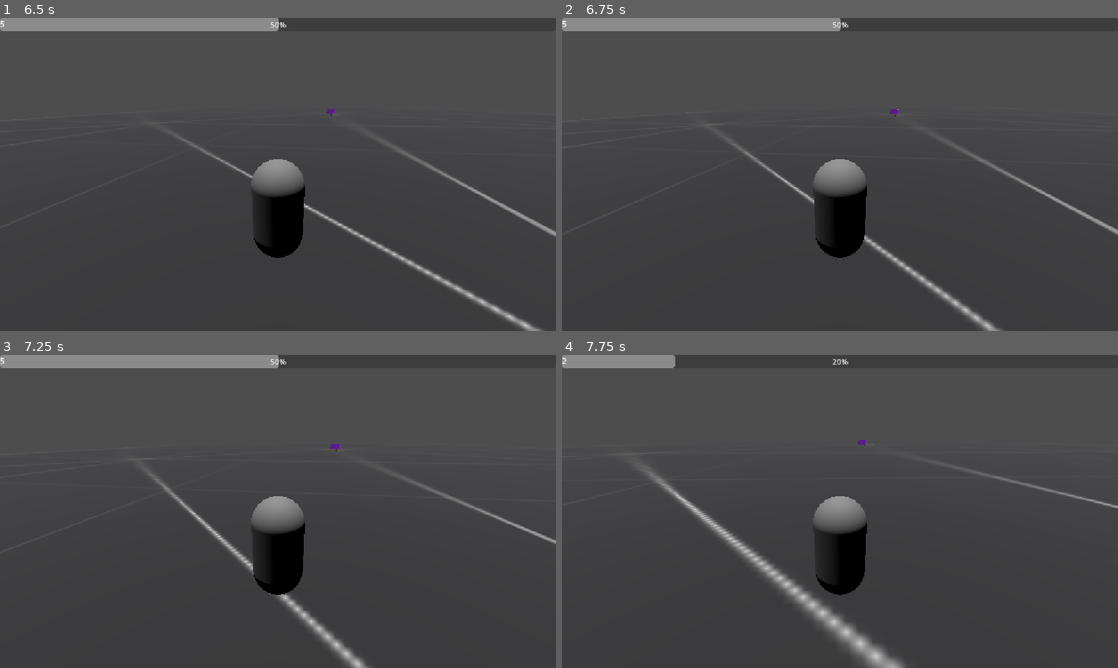
Above: before the commit, frames 1-4 (two rows, left to right).
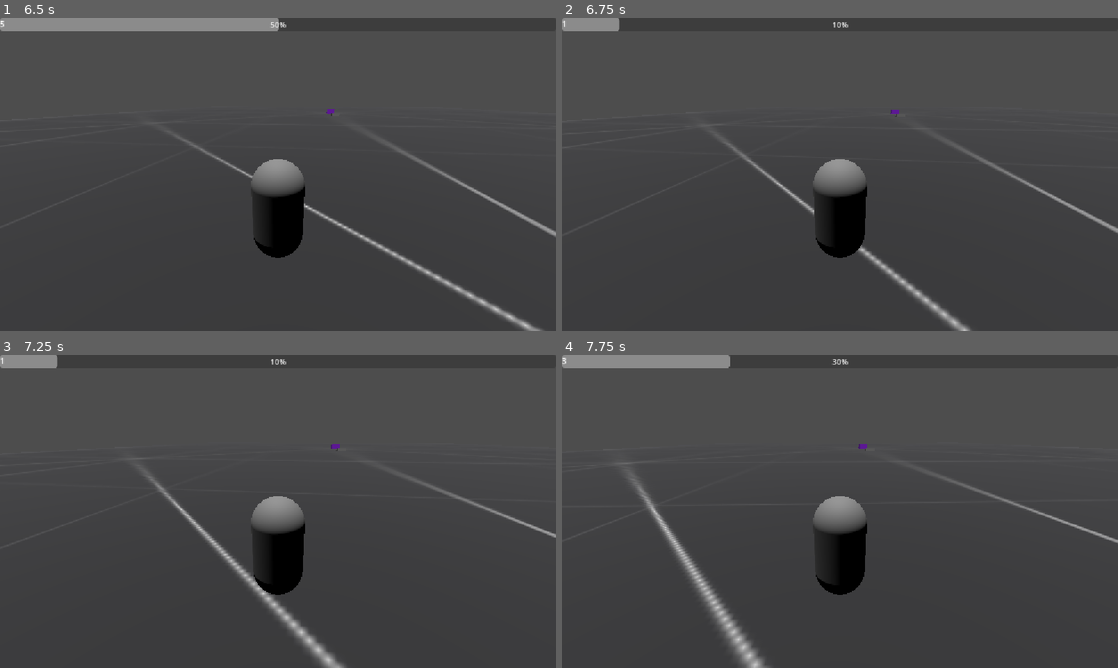
Above: after the commit, the same moments.

Repository: Manzzis/Empanadas-Shaan
Game: Godot game, scene res://Escenas/Nivel layout/prueba_de_rampas.tscn
The game is run twice, just before and just after one commit, with the same random seed, the same clock (stepped at 60 frames per second) and the same inputs. The project has no main scene, so this scene is started directly.
Inputs:
- Up to frame 1 (6.5 s): tap Enter (ui_accept) at 0.5 s; hold W (Adelante) 0.53-1.28 s; hold Tab (Dash) 0.53-1.28 s; tap Space (Salto) at 0.77, 1.52, 3.02, 3.77, 4.52, 6.02 s; hold S (Atras) 1.28-2.03 s; tap D (Girar_der) every 1.5 s from 1.35 to 5.85 s; hold Tab (Dash) 2.03-2.78 s; hold W (Adelante) 2.03-3.53 s; hold Tab (Dash) 3.53-4.28 s; hold A (Girar_izq) 3.53-5.03 s; hold S (Atras) 5.03-5.78 s; hold Tab (Dash) 5.03-5.78 s; hold W (Adelante) from 5.78 s (still down)
- Up to frame 2 (6.75 s): keep holding W (Adelante); hold Tab (Dash) from 6.53 s (still down)
- Up to frame 3 (7.25 s): keep holding W (Adelante); keep holding Tab (Dash); tap Space (Salto) at 6.77 s
- Up to frame 4 (7.75 s): keep holding W (Adelante); release Tab (Dash) at 7.28 s; tap D (Girar_der) at 7.35 s; tap Space (Salto) at 7.52 s

Frame 1 is identical in both runs. In frame 2, 3.7% of the frame differs, in the area x 0-100%, y 0-100%; in frame 3, 4.6%; in frame 4, 5.1%.

Commit message:
pequeños ajustes de UI al dasheo

Diff:
--- a/Empanadas Shaan/Scripts/Componentes/puntos_de_estilo.gd
+++ b/Empanadas Shaan/Scripts/Componentes/puntos_de_estilo.gd
@@ -24,3 +24,4 @@
 	if jugador.PDE >= 4:
 		jugador.PDE = jugador.PDE - costo_dash
 		maquina_de_estados_del_jugador.cambiar_a(jugador.estados.Dashear)
+		EVENT_BUS_JUGADOR.pde_actualizado.emit(jugador.PDE)
--- a/Empanadas Shaan/Scripts/Elementos de juego/personaje/Script de personaje/jugador.gd
+++ b/Empanadas Shaan/Scripts/Elementos de juego/personaje/Script de personaje/jugador.gd
@@ -25,7 +25,7 @@
 var grindeando = false
 
 @export var PDE : int #(Abreviación de Puntos de Estilo)
-@export var fuerza_dash : float = 20.0
+@export var fuerza_dash : float = 25.0
 
 func _ready() -> void:
 	ultimo_checkpoint = global_position
--- a/Empanadas Shaan/Scripts/Elementos de juego/personaje/estados/Dashear.gd
+++ b/Empanadas Shaan/Scripts/Elementos de juego/personaje/estados/Dashear.gd
@@ -1,7 +1,7 @@
 extends Estados_de_jugador
 # Lógica del estado DASHEAR del jugador
 
-@export var duracion_dash: float = 0.25  # Duración en segundos del dash
+@export var duracion_dash: float = 0.20  # Duración en segundos del dash
 var vector_dash: Vector3 = Vector3.ZERO
 
 func iniciar() -> void:
@@ -39,6 +39,12 @@
 	jugador.velocity.x = jugador.velocity.x / 4
 	jugador.velocity.z = jugador.velocity.z / 4
 	if jugador.is_on_floor():
-		mi_maquina_de_estados.cambiar_a(jugador.estados.Idle)
+		var velocidad_horizontal = Vector3(jugador.velocity.x, 0, jugador.velocity.z).length()
+		if velocidad_horizontal > 0.5:
+			mi_maquina_de_estados.cambiar_a(jugador.estados.Caminar)
+			jugador.direccion_delantera = true
+		else:
+			EVENT_BUS_JUGADOR.aumentar_pde_del_jugador.emit()
+			mi_maquina_de_estados.cambiar_a(jugador.estados.Idle)
 	else:
 		mi_maquina_de_estados.cambiar_a(jugador.estados.Caer)
